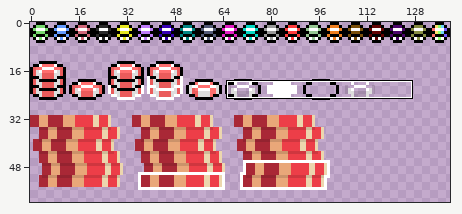
Two versions of one sprite sheet, app/assets/general/chips.png. Above: a wide view before the commit, with the close-up outlined.
Close-up. As it was:
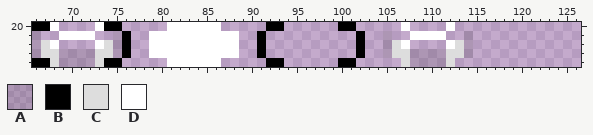
The file is 140x100 pixels. Colours within 5 levels of each other are drawn and written as one. Shown: x 66..126, y 20..24. The wide view leaves out empty margins.
Palette (. is transparent): A #0000001e  B #000000  C #dddddd  D #ffffff
The result:
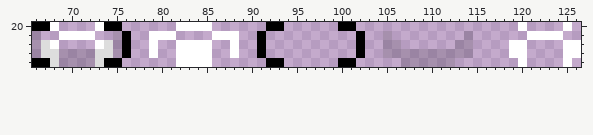
The edit:
{"colour":"A","old":"#0000001e","new":"#00000027"}
{"y":20,"x":81,"old":"D","new":"."}
{"y":20,"x":86,"old":"D","new":"."}
{"y":20,"x":107,"old":"D","new":"."}
{"y":20,"x":112,"old":"D","new":"."}
{"y":20,"x":120,"old":".","new":"D"}
{"y":20,"x":125,"old":".","new":"D"}
{"y":21,"x":82,"old":"DDDD","new":"...."}
{"y":21,"x":108,"old":"DDDD","new":"...."}
{"y":21,"x":121,"old":"....","new":"DDDD"}
{"y":22,"x":80,"old":"DD","new":".."}
{"y":22,"x":86,"old":"DD","new":".."}
{"y":22,"x":106,"old":"CD","new":"A."}
{"y":22,"x":112,"old":"DC","new":".A"}
{"y":22,"x":119,"old":"..","new":"DD"}
{"y":22,"x":125,"old":"..","new":"DD"}
{"y":23,"x":80,"old":"DD","new":".."}
{"y":23,"x":86,"old":"DD","new":".."}
{"y":23,"x":106,"old":"CC","new":"AA"}
{"y":23,"x":112,"old":"CC","new":"AA"}
{"y":23,"x":119,"old":"..","new":"DD"}
{"y":23,"x":125,"old":"..","new":"DD"}
{"y":24,"x":81,"old":"D","new":"."}
{"y":24,"x":86,"old":"D","new":"."}
{"y":24,"x":107,"old":"C","new":"A"}
{"y":24,"x":112,"old":"C","new":"A"}
{"y":24,"x":120,"old":".","new":"D"}
{"y":24,"x":125,"old":".","new":"D"}
{"label":"changed","picture_box":[32,22,230,67]}
{"label":"changed","picture_box":[383,22,581,67]}
